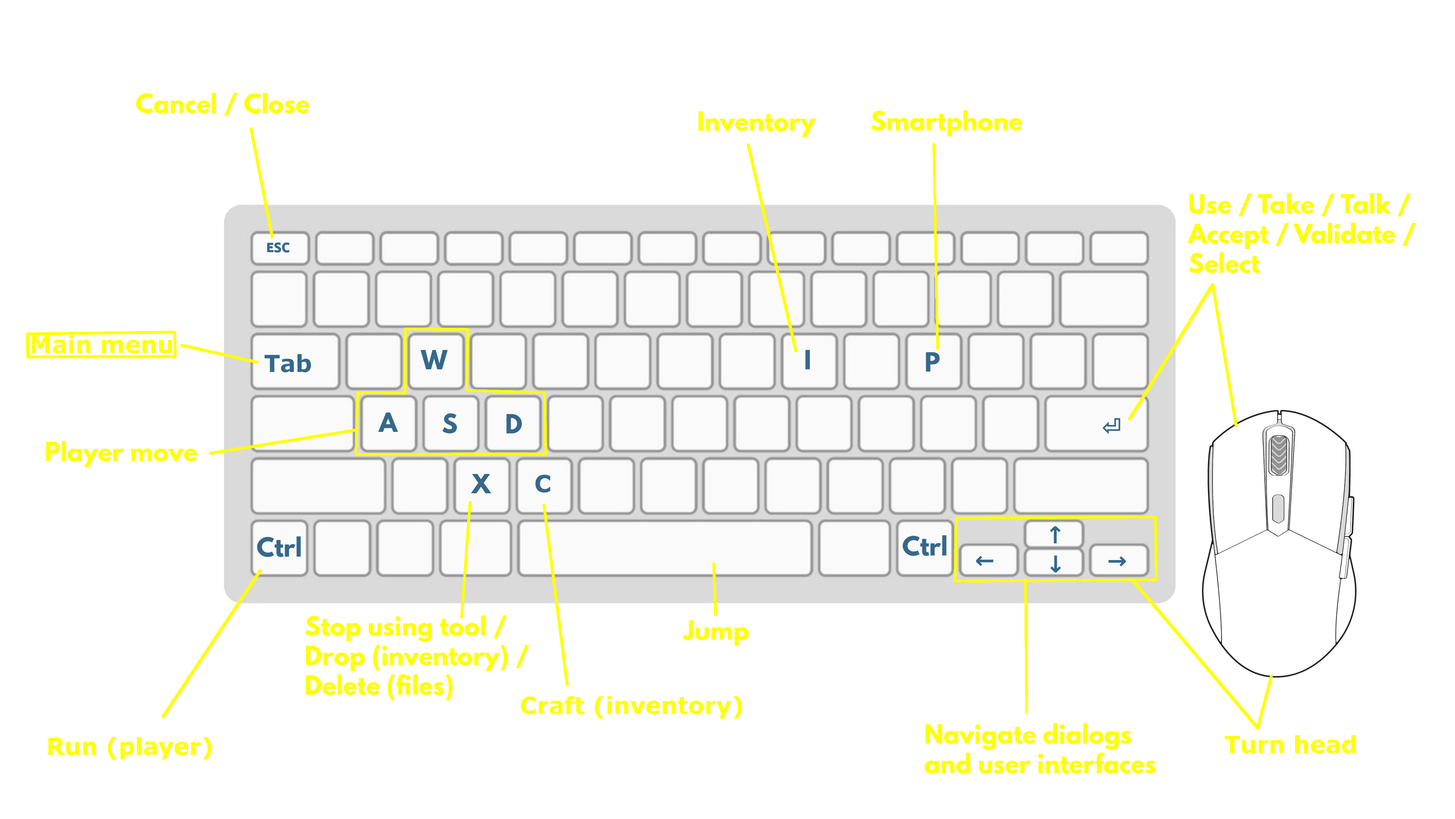
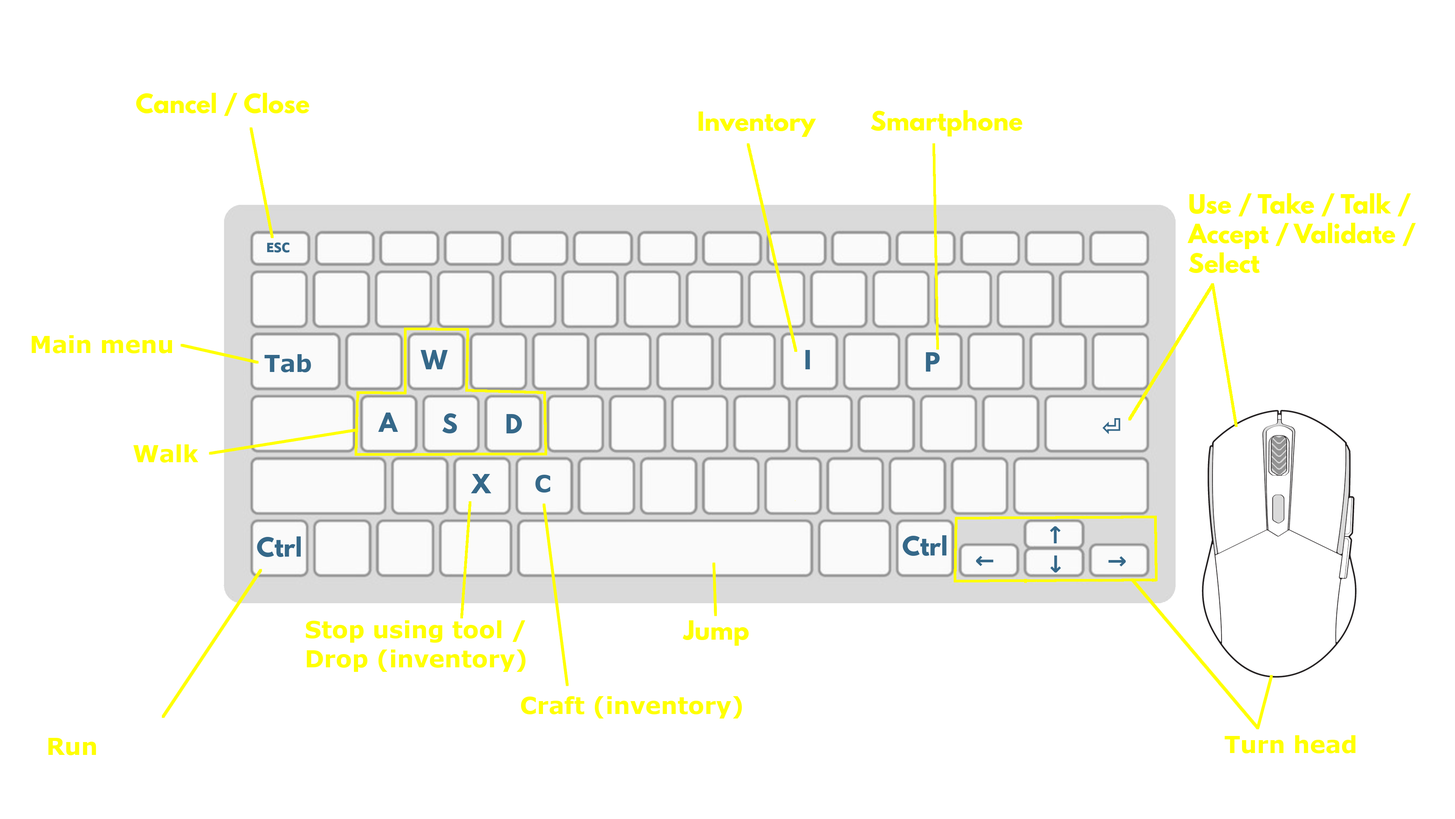
Two versions of the same layered image (1455px x 819px). Layer-by-layer changes:
painted on "Stop using tool / ..." over [305, 614, 530, 701]
renamed "Run (player)" to "Run", painted on it over [107, 736, 212, 760]
renamed "Player move" to "Walk", painted on it over [45, 440, 199, 467]
hid "Navigate dialogs ..." over [924, 722, 1156, 774]
painted on "drawings" over [26, 330, 1029, 714]
